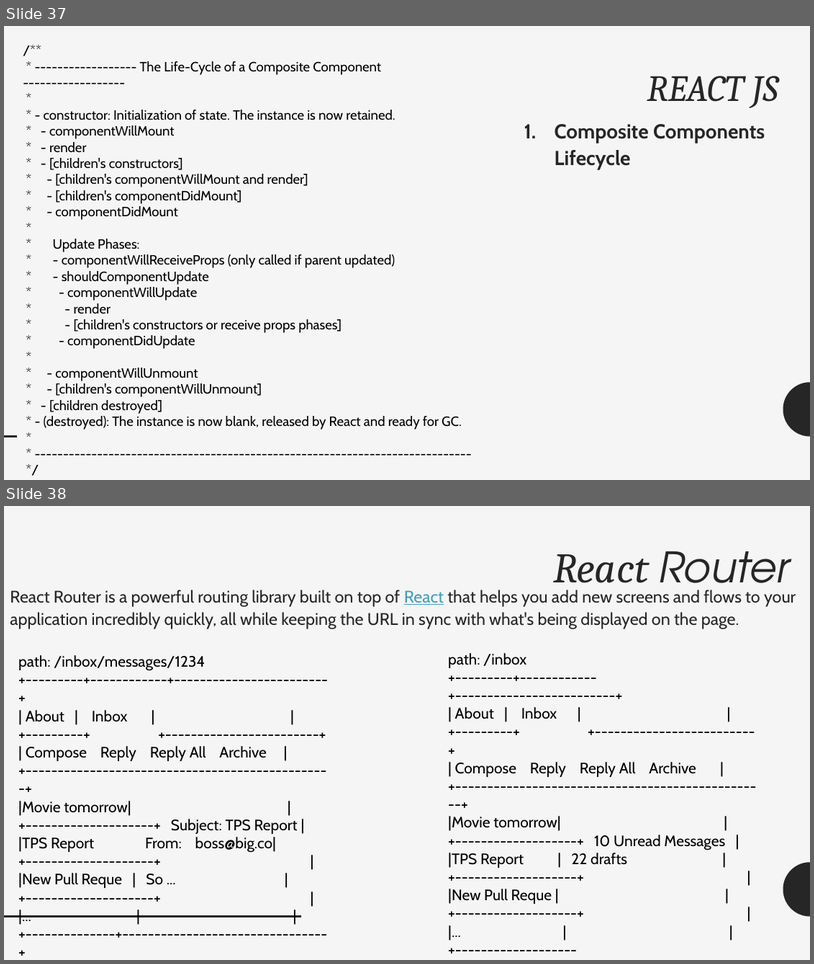
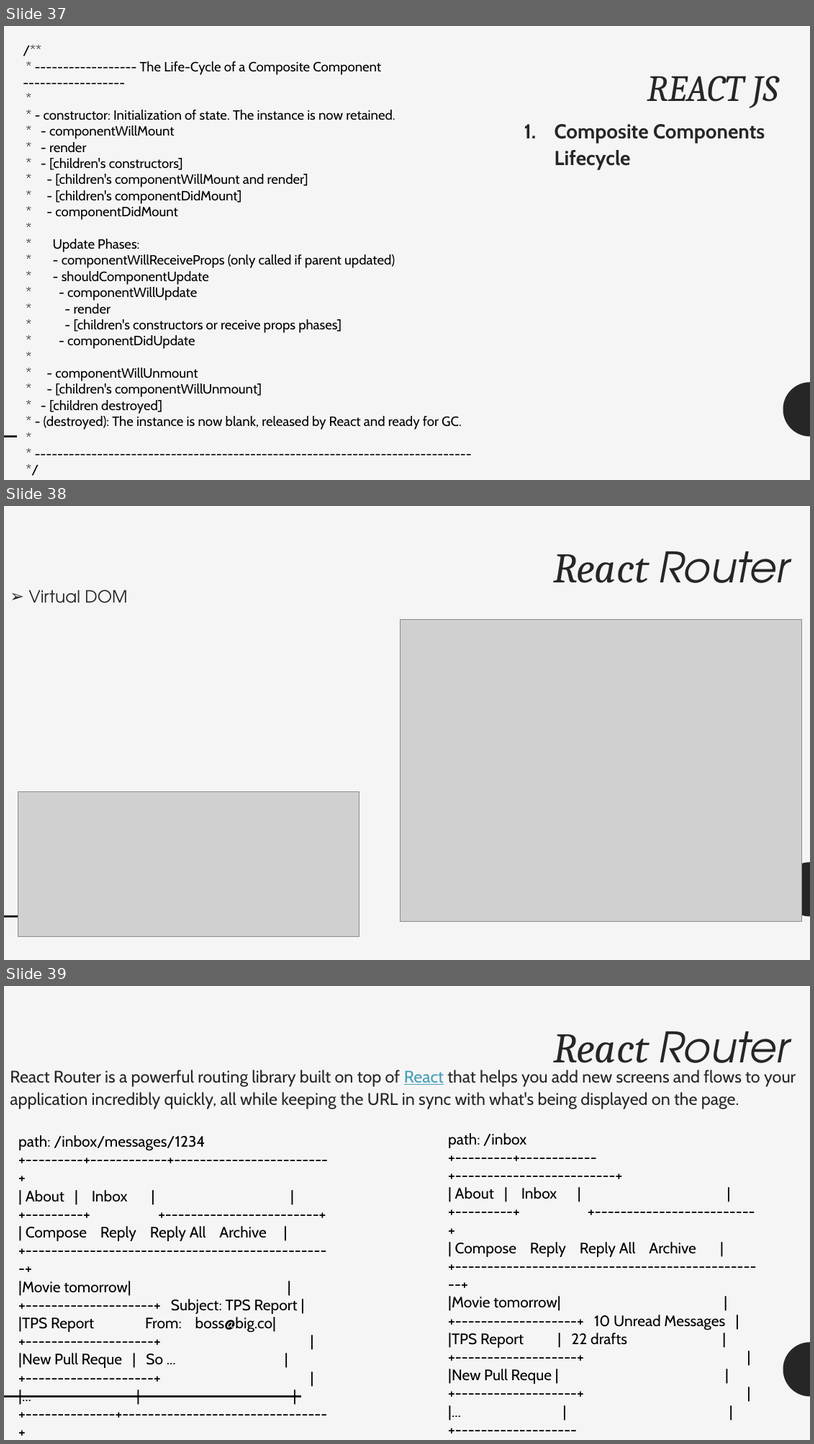
Before and after one commit to cthanhnguyen/ReactApp, a slide deck: Document/React Presentation2.pptx. Shown one above the other, each under a label of ours: slides 37 and 38 before the commit, slides 37, 38 and 39 after it. The pictures are 814x964 and 814x1444 pixels, drawn with LibreOffice and Linux fonts; fonts in the diff are those of the drawing; grey boxes stand for pictures. Boxes give left, top, right and bottom in pixels: in the first picture for what was removed or moved away, otherwise in the second. Text is boxed around its words. In the diff, an @@ line names an element or a change of style, - is before the commit and + after.

Commit message:
cm

```diff
--- a/Document/React Presentation2.pptx
+++ b/Document/React Presentation2.pptx
@@ slide 38 added at (x1=4, y1=506, x2=810, y2=960), background #F5F5F5; not listed: 2 template elements that a slide beside it also shows @@
@@ title added at (x1=553, y1=551, x2=790, y2=583), 50 pt, text #262626, italic @@
+React Router
@@ text added at (x1=28, y1=590, x2=127, y2=603), 20 pt, text #262626 @@
+➢ Virtual DOM
@@ picture added at (x1=401, y1=620, x2=803, y2=921) @@
@@ picture added at (x1=18, y1=792, x2=360, y2=937) @@
@@ what was slide 38 is now slide 39 @@
```
